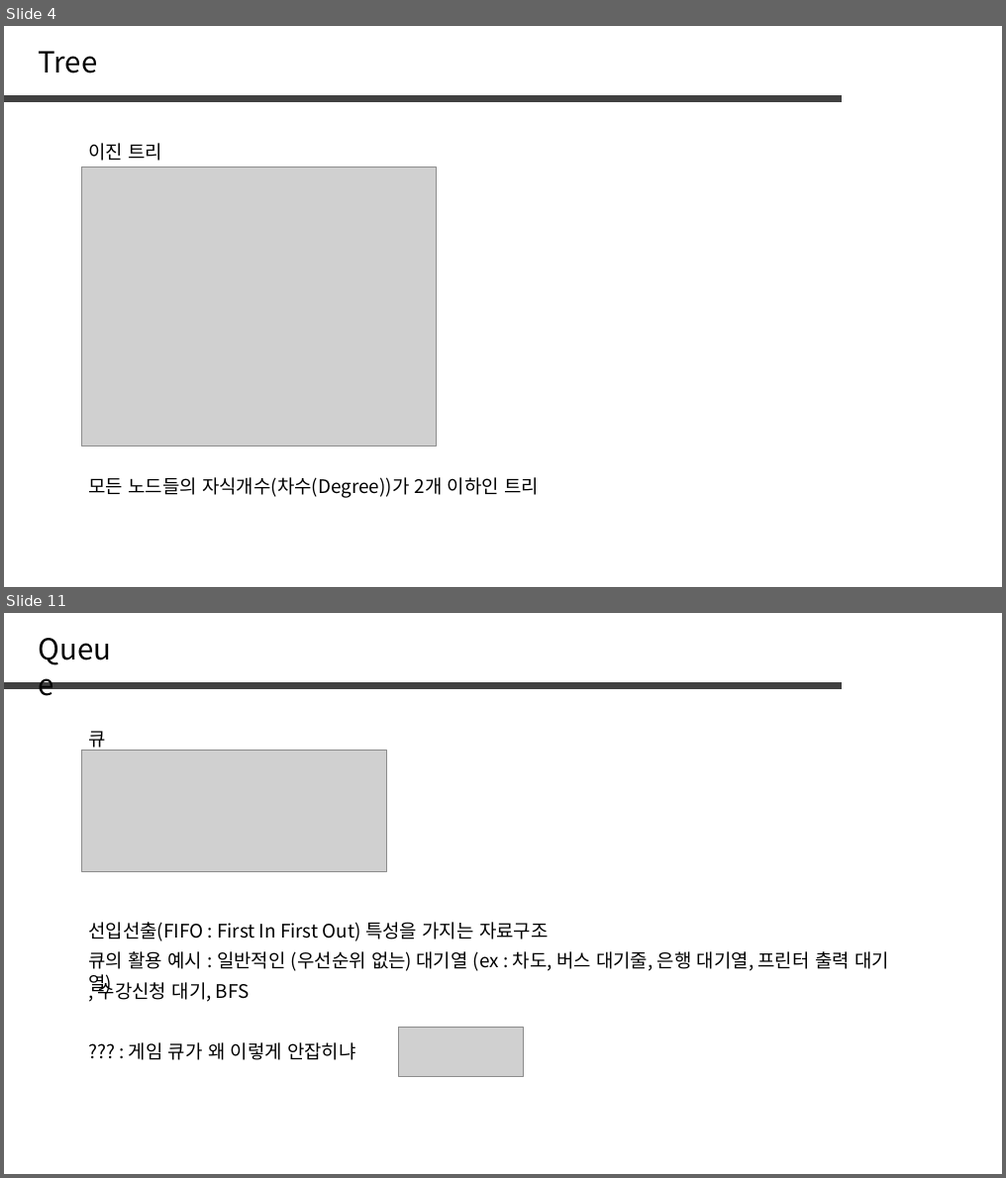
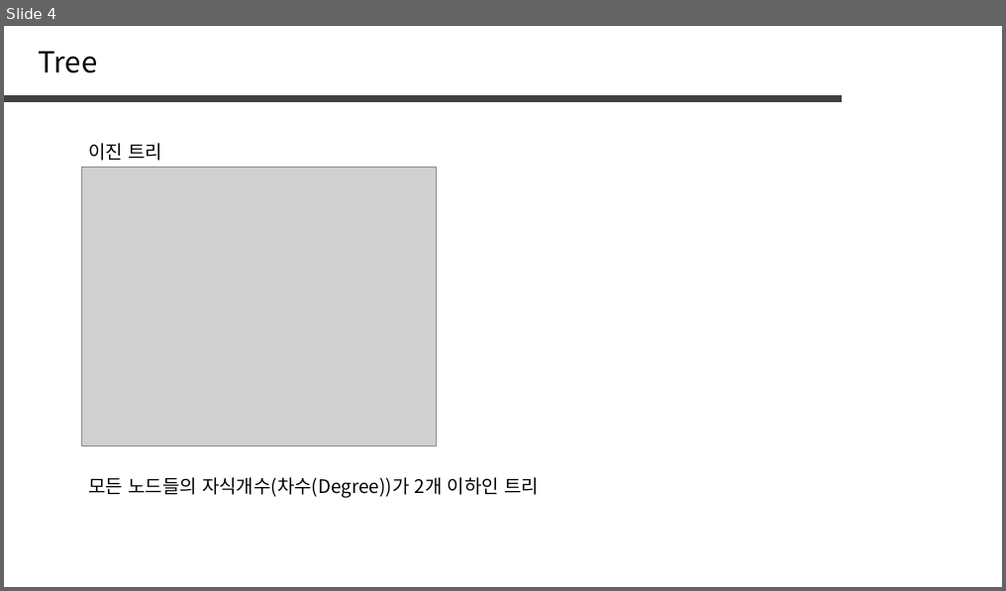
Before and after one commit to jaehoo1/PS-study, a slide deck: study/8_Tree, Graph.pptx. Shown one above the other, each under a label of ours: slides 4 and 11 before the commit, slide 4 after it; the slides between them are not shown. The pictures are 1006x1178 and 1006x591 pixels, drawn with LibreOffice and Linux fonts; fonts in the diff are those of the drawing; grey boxes stand for pictures. Boxes give left, top, right and bottom in pixels: in the first picture for what was removed or moved away, otherwise in the second. Text is boxed around its words. In the diff, an @@ line names an element or a change of style, - is before the commit and + after.

```diff
--- a/study/8_Tree, Graph.pptx
+++ b/study/8_Tree, Graph.pptx
@@ slide 11 removed at bbox=[4, 613, 1002, 1174], background #FFFFFF @@
@@ text removed at bbox=[31, 627, 135, 669] @@
-Queue
@@ line removed from (4, 685) to (843, 685) @@
@@ text removed at bbox=[88, 731, 105, 751] @@
-큐
@@ picture removed at bbox=[81, 750, 386, 871] @@
@@ text removed at bbox=[88, 922, 548, 942] @@
-선입선출(FIFO : First In First Out) 특성을 가지는 자료구조
@@ text removed at bbox=[88, 952, 889, 971] @@
-큐의 활용 예시 : 일반적인 (우선순위 없는) 대기열 (ex : 차도, 버스 대기줄, 은행 대기열, 프린터 출력 대기열)
@@ text removed at bbox=[98, 979, 250, 1002] @@
-, 수강신청 대기, BFS
@@ picture removed at bbox=[399, 1027, 524, 1077] @@
@@ text removed at bbox=[129, 1043, 356, 1060] @@
-??? : 게임 큐가 왜 이렇게 안잡히냐
```
Also in this commit, not shown: 7 slides changed, 14 slides added, 23 other slides removed.
